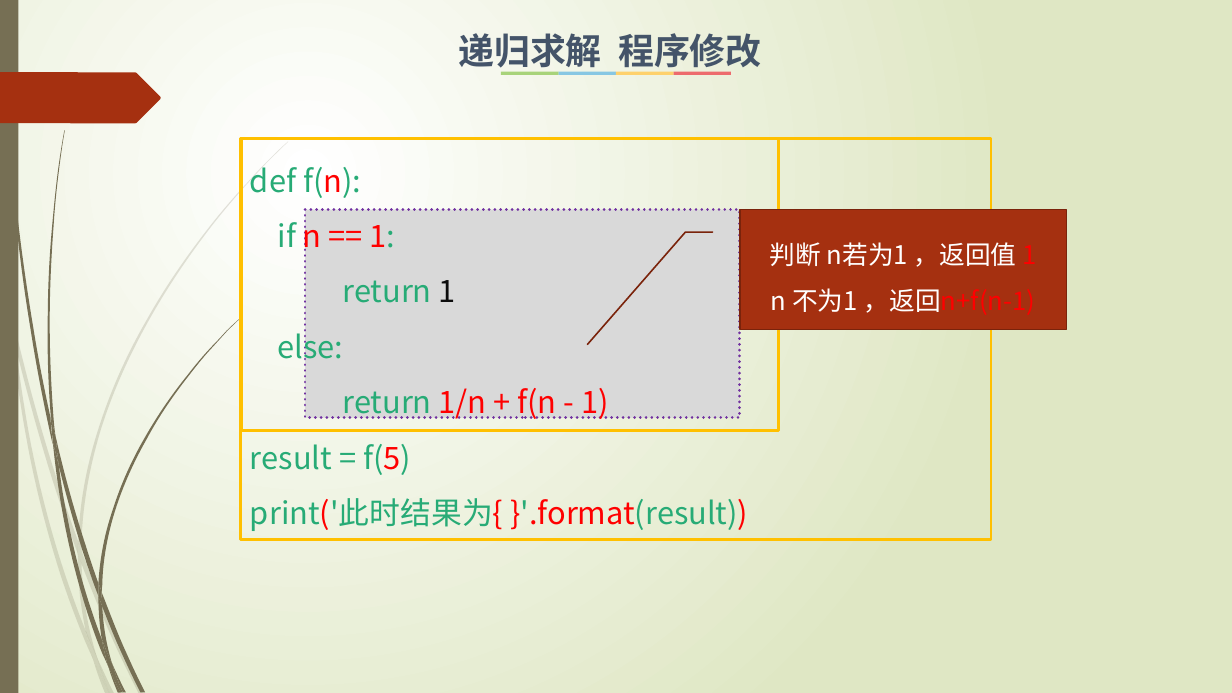
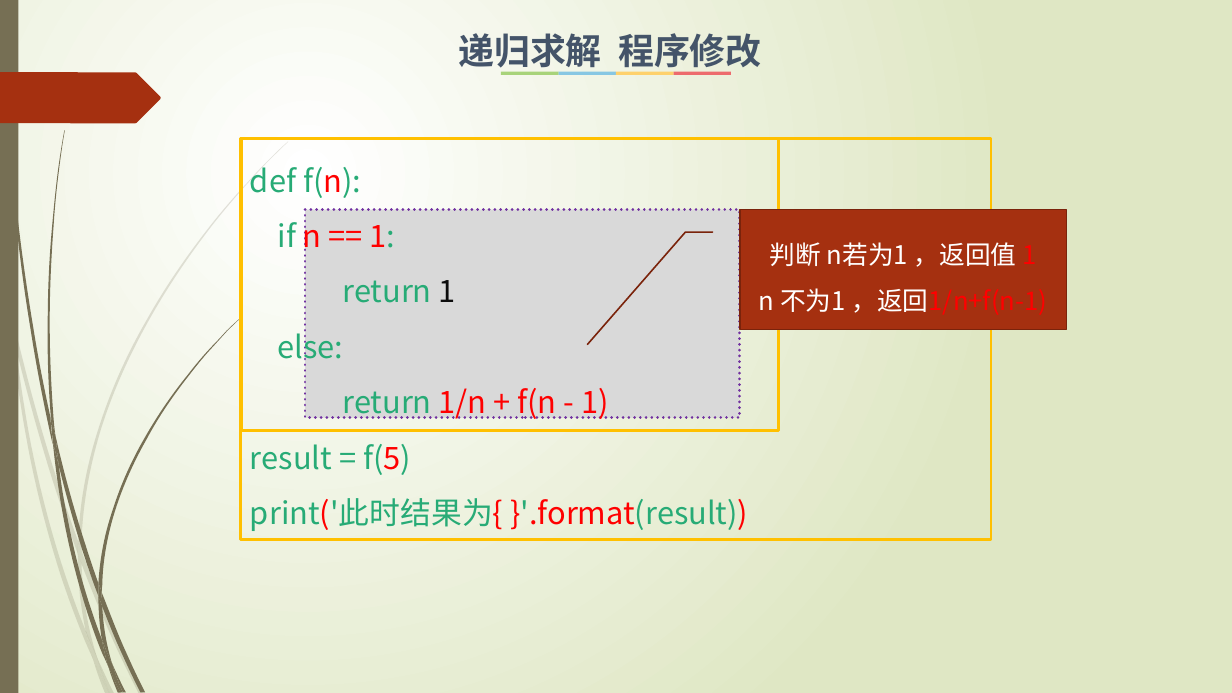
Before and after one commit to hongm32/2020design, a slide deck: slide 7 of 【第10课】递归算法/【第10课】递归算法.pptx (slide 8 before the commit). Drawn at 1232x693 pixels with LibreOffice and Linux fonts; fonts in the diff are those of the drawing. Boxes give left, top, right and bottom in pixels: in the first picture for what was removed or moved away, otherwise in the second. Text is boxed around its words. In the diff, an @@ line names an element or a change of style, - is before the commit and + after.

```diff
--- a/【第10课】递归算法/【第10课】递归算法.pptx
+++ b/【第10课】递归算法/【第10课】递归算法.pptx
@@ text in border callout at (759, 288, 1048, 315): text changed @@
-n 不为1 ，返回n+f(n-1)
+n 不为1 ，返回1/n+f(n-1)
```
Also in this commit, not shown: 5 other slides changed, 1 slide removed, 6 other files.
